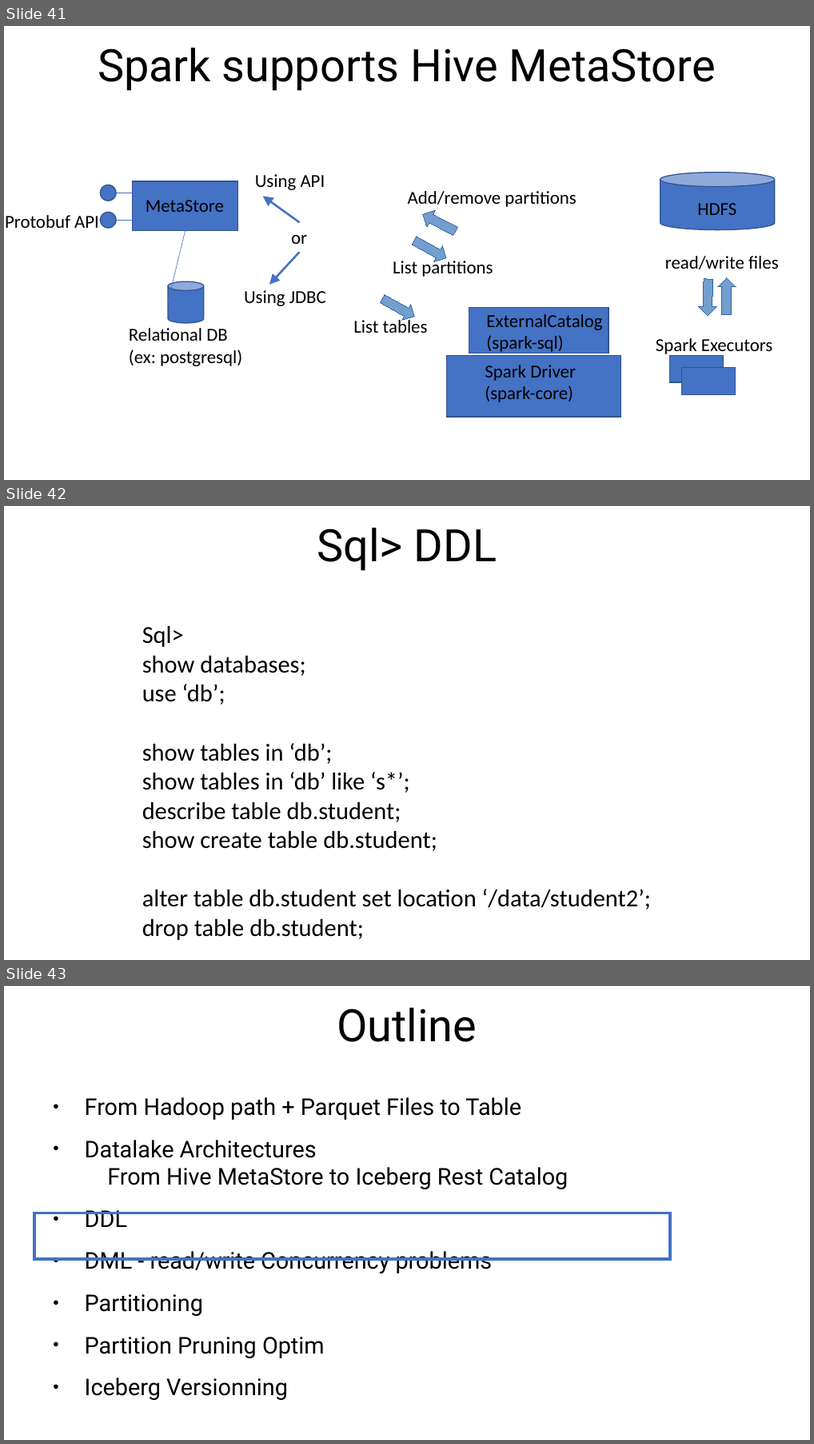
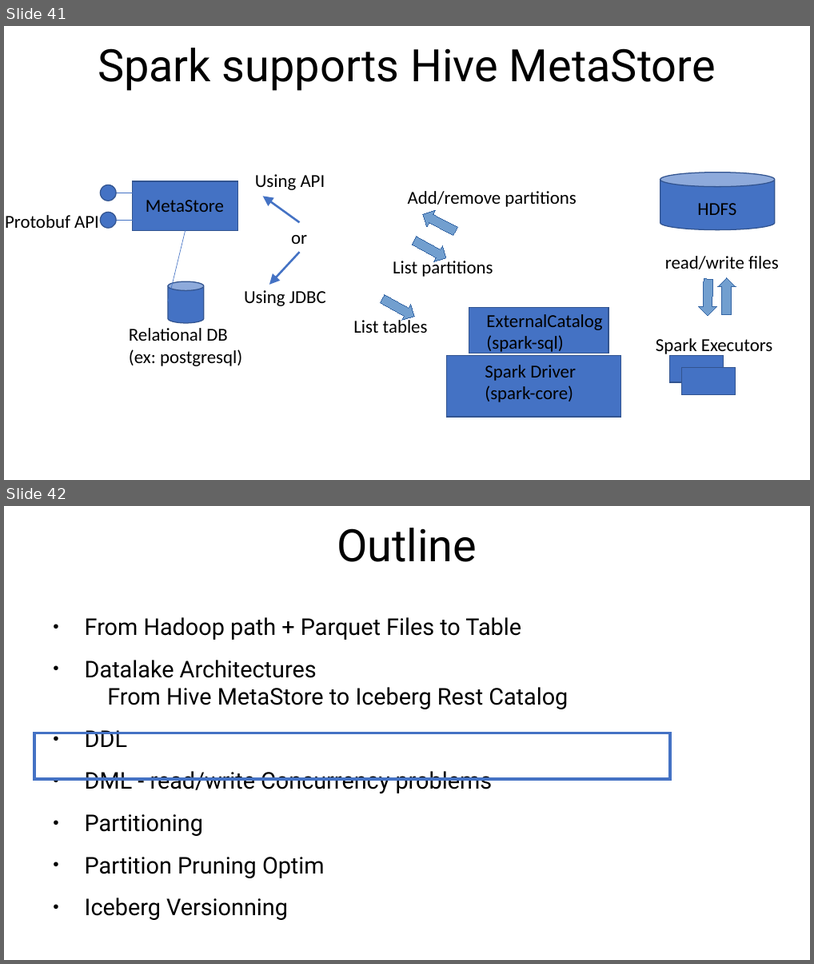
Before and after one commit to Arnaud-Nauwynck/presentations, a slide deck: pres-bigdata/7-Sql-to-Hadoop-files-parquet-metastore.pptx. Shown one above the other, each under a label of ours: slides 41, 42 and 43 before the commit, slides 41 and 42 after it. The pictures are 814x1444 and 814x964 pixels, drawn with LibreOffice and Linux fonts; fonts in the diff are those of the drawing. Boxes give left, top, right and bottom in pixels: in the first picture for what was removed or moved away, otherwise in the second. Text is boxed around its words. In the diff, an @@ line names an element or a change of style, - is before the commit and + after.

```diff
--- a/pres-bigdata/7-Sql-to-Hadoop-files-parquet-metastore.pptx
+++ b/pres-bigdata/7-Sql-to-Hadoop-files-parquet-metastore.pptx
@@ slide 42 removed at bbox=[4, 506, 810, 960], background #FFFFFF @@
@@ title removed at bbox=[317, 528, 497, 571] @@
-Sql> DDL
@@ text removed at bbox=[142, 625, 651, 940] @@
-Sql>
-show databases;
-use ‘db’;
-show tables in ‘db’;
-show tables in ‘db’ like ‘s*’;
-describe table db.student;
-show create table db.student;
-alter table db.student set location ‘/data/student2’;
-drop table db.student;
@@ what was slide 43 is now slide 42 @@
```
Also in this commit, not shown: 3 slides changed, 7 slides added, 1 other file.
